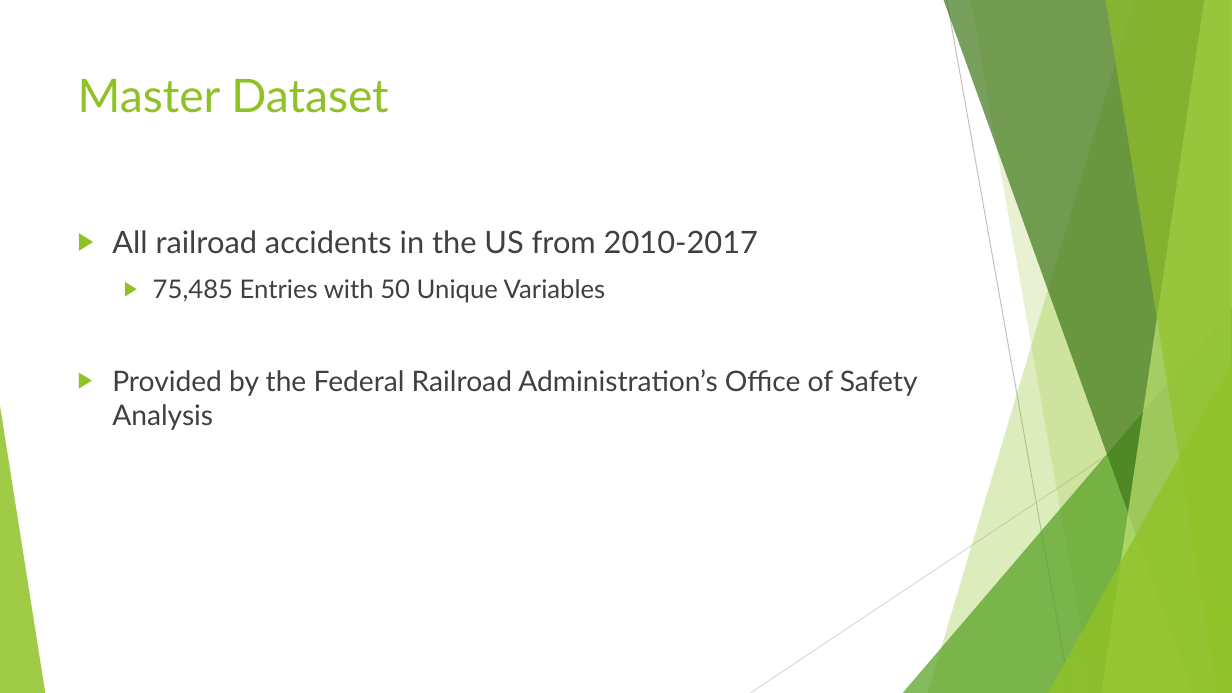
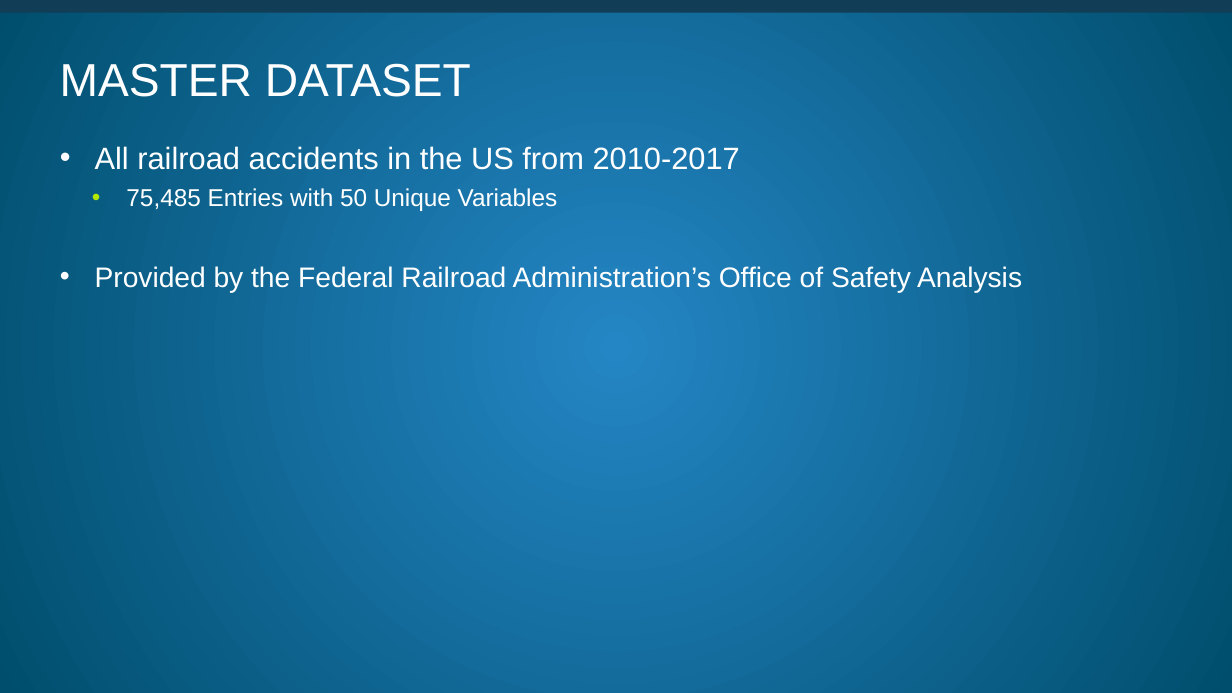
Before and after one commit to littlesiagoy/Springboard-Capstone-2, a slide deck: slide 5 of Capstone 2 Slidedeck.pptx. Drawn at 1232x693 pixels with LibreOffice and Linux fonts; fonts in the diff are those of the drawing. Boxes give left, top, right and bottom in pixels: in the first picture for what was removed or moved away, otherwise in the second. Text is boxed around its words. In the diff, an @@ line names an element or a change of style, - is before the commit and + after.

```diff
--- a/Capstone 2 Slidedeck.pptx
+++ b/Capstone 2 Slidedeck.pptx
@@ background #FFFFFF to gradient #2486C4 to #004E6D @@
@@ rectangle added at (0,0,1232,4), fill #B3E900 @@
@@ rectangle added at (0,0,1232,13), fill #113E56 @@
@@ title at (60,63,471,97): text changed; font Lato to Arial; text colour #90C226 to #FFFFFF @@
-Master Dataset
+MASTER DATASET
@@ text "All railroad accidents in the ...": place and size @@
-text "All railroad accidents in the ..." at (112,230,918,430)
+text "All railroad accidents in the ..." at (95,146,1022,293)
@@ text "All railroad accidents in the ..." at (95,146,1022,293): font Lato to Arial, text colour #404040 to #FFFFFF; size 20 to 19 pt in "75,485 Entries with 50 Unique Variables"; bullet ▶ to •; less space between paragraphs; list level 2 to 3 in "75,485 Entries with 50 Unique ..."; bullet colour #90C226 to #B3E900 @@
@@ group removed at (0,0,1232,693): 5 freeform shapes, 3 triangles, 2 lines @@
```
Also in this commit, not shown: 8 other slides changed, 6 slides added, 4 slides removed, 9 other files.
